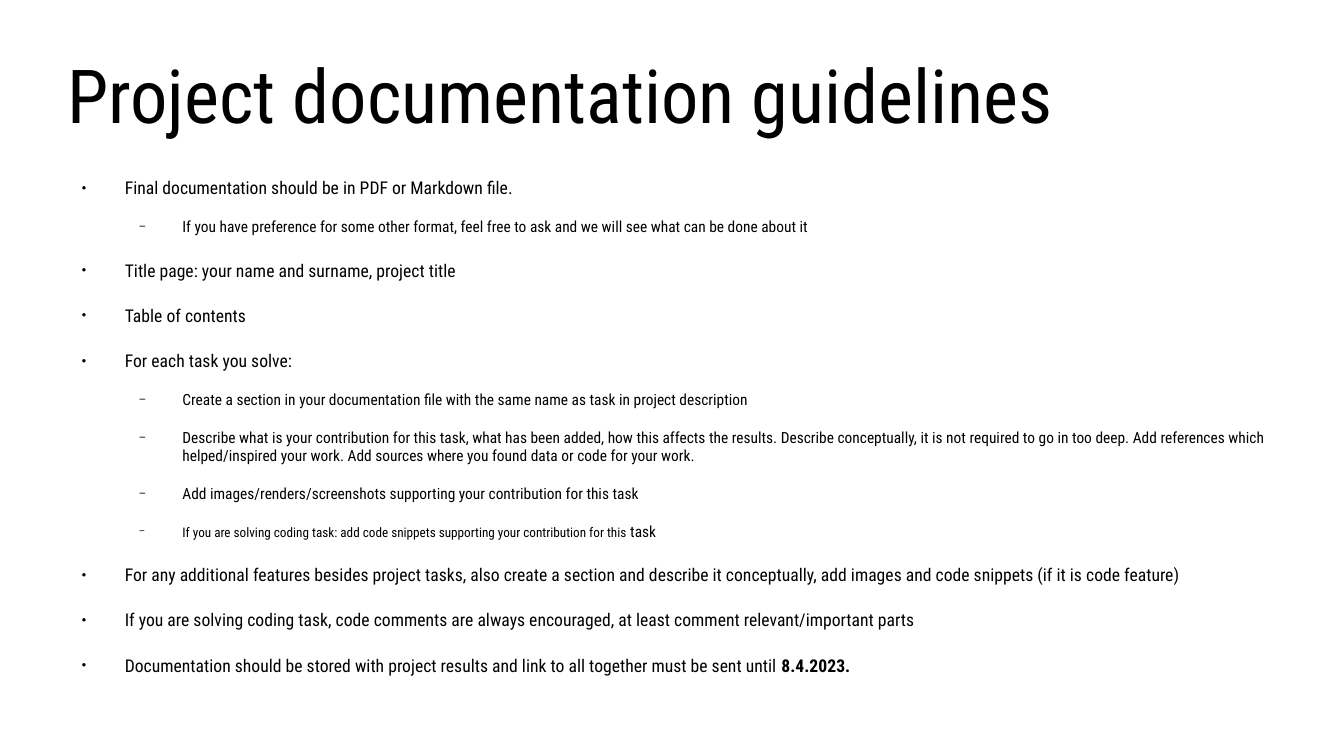
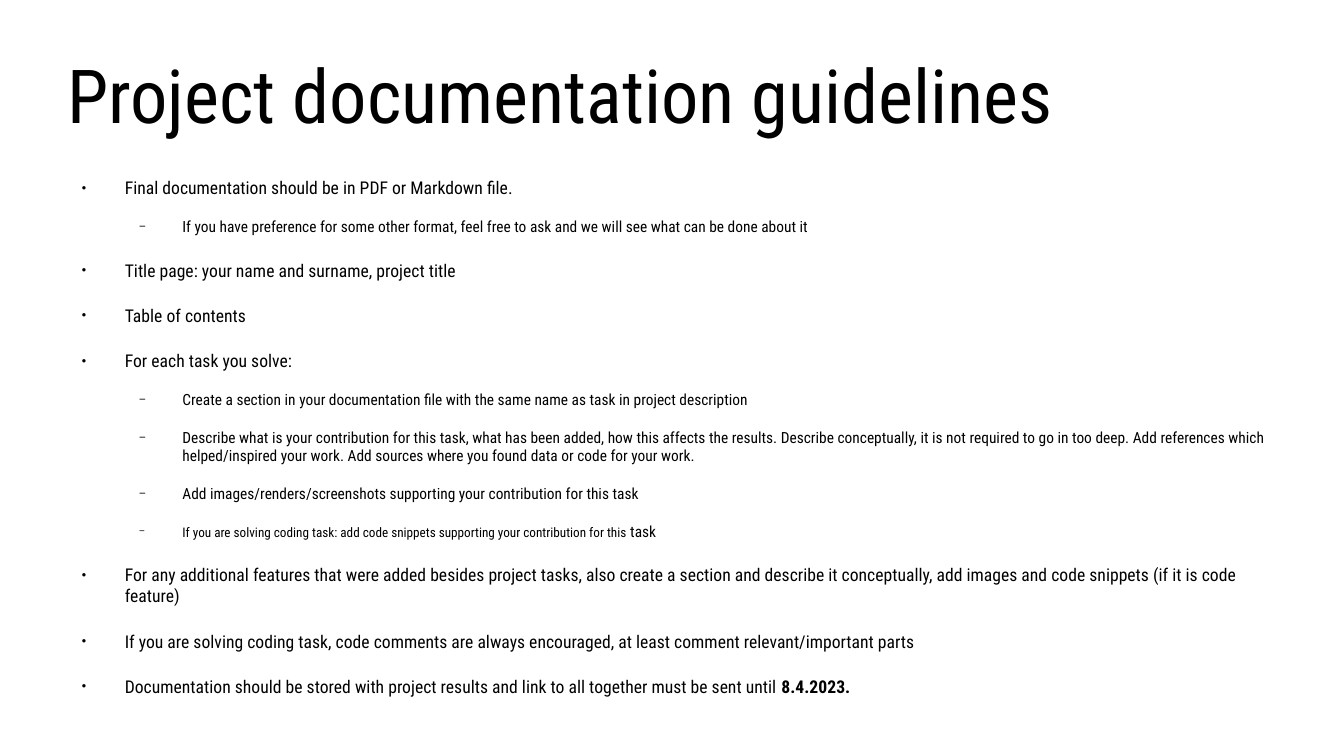
Before and after one commit to lorentzo/IntroductionToComputerGraphics, a slide deck: slide 3 of news/2_news_8_2_2023/news_8_2_2023.odp. Drawn at 1344x756 pixels with LibreOffice and Linux fonts; fonts in the diff are those of the drawing. Boxes give left, top, right and bottom in pixels: in the first picture for what was removed or moved away, otherwise in the second. Text is boxed around its words. In the diff, an @@ line names an element or a change of style, - is before the commit and + after.

```diff
--- a/news/2_news_8_2_2023/news_8_2_2023.odp
+++ b/news/2_news_8_2_2023/news_8_2_2023.odp
@@ text at <box>125,567,1236,606</box>: text changed @@
-● For any additional features besides project tasks, also create a section and describe it conceptually, add images and code snippets (if it is code feature)
+● For any additional features that were added besides project tasks, also create a section and describe it conceptually, add images and code snippets (if it is code feature)
```
Also in this commit, not shown: 3 other slides changed, 4 other files.
